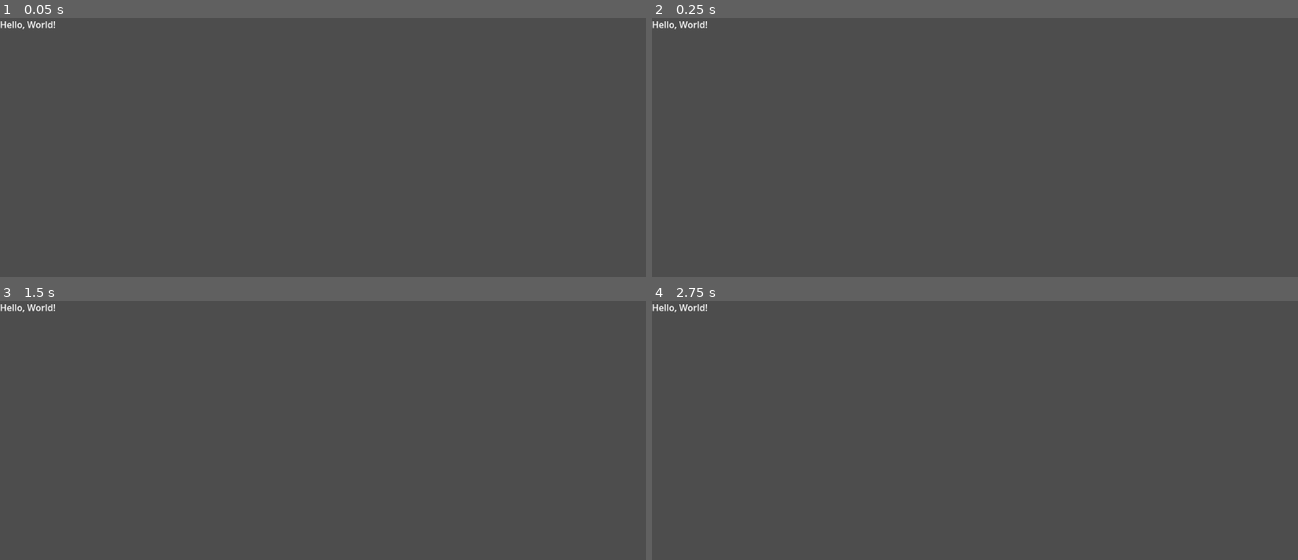
Above: before the commit, frames 1-4 (two rows, left to right).
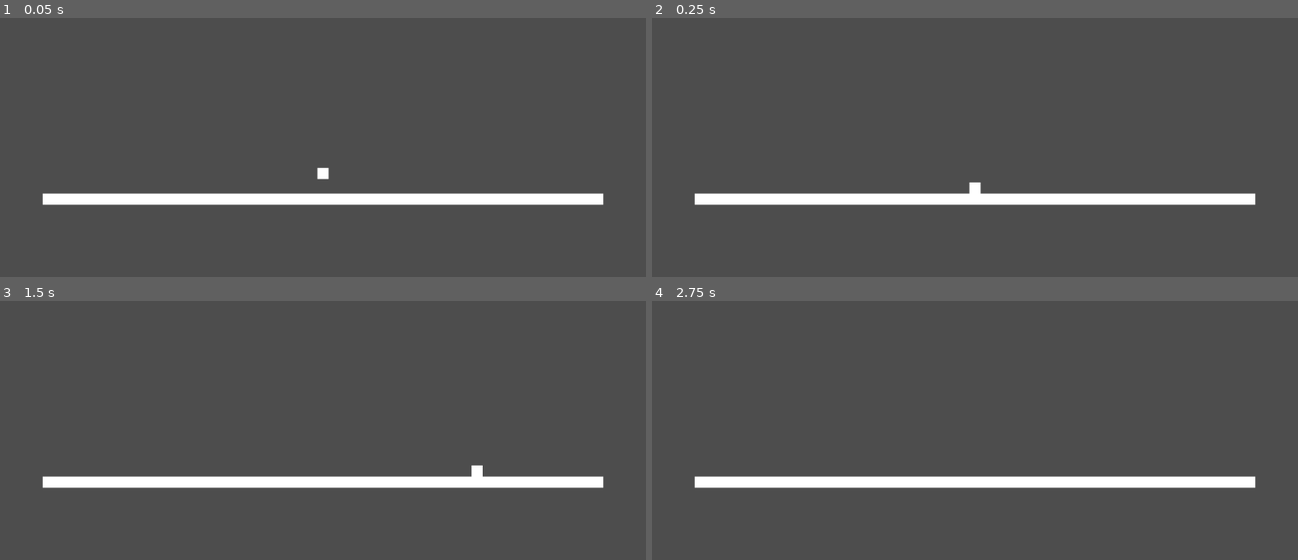
Above: after the commit, the same moments.

Repository: mattmcleroy/BIGJ-Project
Game: Godot game, scene res://scenes/main.tscn
The game is run twice, just before and just after one commit, with the same random seed, the same clock (stepped at 60 frames per second) and the same inputs. Before the commit the project starts from res://main.tscn.
Inputs:
- Up to frame 1 (0.05 s): no input
- Up to frame 2 (0.25 s): no input
- Up to frame 3 (1.5 s): tap Enter at 0.5 s; hold D (move_right, bound only after the commit) from 0.53 s (still down); tap Space (jump, bound only after the commit) at 0.6, 0.77, 1.07, 1.35 s
- Up to frame 4 (2.75 s): tap Space (jump, bound only after the commit) at 1.52, 1.82, 2.1 s; release D (move_right, bound only after the commit) at 2.03 s; hold A (move_left, bound only after the commit) from 2.03 s (still down)

The runs differ from the first frame. In frame 1, 4.3% of the frame differs, in the area x 0-94%, y 1-73%; in frame 2, 4.3%; in frame 3, 4.3%; in frame 4, 4.2%.

Commit message:
added a simple state machine for player movement

Diff:
--- a/main.tscn
+++ /dev/null
@@ -1,15 +0,0 @@
-[gd_scene format=3 uid="uid://dujqroavr7l1f"]
-
-[node name="Main" type="Node2D" unique_id=772564700]
-
-[node name="Control" type="Control" parent="." unique_id=346587971]
-layout_mode = 3
-anchors_preset = 0
-offset_right = 40.0
-offset_bottom = 40.0
-
-[node name="Label" type="Label" parent="Control" unique_id=478371385]
-layout_mode = 0
-offset_right = 40.0
-offset_bottom = 23.0
-text = "Hello, World!"
--- /dev/null
+++ b/player/Player.tscn
@@ -0,0 +1,39 @@
+[gd_scene format=3 uid="uid://hwlhll36lbq4"]
+
+[ext_resource type="Script" uid="uid://bhkew57xgyjvh" path="res://player/player.gd" id="1_ulp21"]
+[ext_resource type="Script" uid="uid://c0yoib8v1idi5" path="res://player/player_state_machine.gd" id="2_3c3w1"]
+[ext_resource type="Script" uid="uid://cfjgftjw3f162" path="res://player/states/idle.gd" id="3_wnvi2"]
+[ext_resource type="Script" uid="uid://c23syeqn2dlrq" path="res://player/states/running.gd" id="4_x8kxw"]
+[ext_resource type="Script" uid="uid://3uj1t2gje704" path="res://player/states/jumping.gd" id="5_aqcbf"]
+[ext_resource type="Script" uid="uid://dg43jfvl72arn" path="res://player/states/falling.gd" id="6_aqcbf"]
+
+[sub_resource type="RectangleShape2D" id="RectangleShape2D_ulp21"]
+
+[sub_resource type="QuadMesh" id="QuadMesh_ulp21"]
+
+[node name="Player" type="CharacterBody2D" unique_id=1819552531]
+script = ExtResource("1_ulp21")
+
+[node name="CollisionShape2D" type="CollisionShape2D" parent="." unique_id=1793717074]
+shape = SubResource("RectangleShape2D_ulp21")
+
+[node name="MeshInstance2D (this will go away)" type="MeshInstance2D" parent="." unique_id=377221213]
+scale = Vector2(20, 20)
+mesh = SubResource("QuadMesh_ulp21")
+
+[node name="AnimatedSprite2D" type="AnimatedSprite2D" parent="." unique_id=1463662779]
+
+[node name="StateMachine" type="Node" parent="." unique_id=85812877]
+script = ExtResource("2_3c3w1")
+
+[node name="Idle" type="Node" parent="StateMachine" unique_id=1984139629]
+script = ExtResource("3_wnvi2")
+
+[node name="Running" type="Node" parent="StateMachine" unique_id=243894915]
+script = ExtResource("4_x8kxw")
+
+[node name="Jumping" type="Node" parent="StateMachine" unique_id=273393914]
+script = ExtResource("5_aqcbf")
+
+[node name="Falling" type="Node" parent="StateMachine" unique_id=435337987]
+script = ExtResource("6_aqcbf")
--- /dev/null
+++ b/player/player.gd
@@ -0,0 +1,10 @@
+class_name Player extends CharacterBody2D
+
+
+const SPEED = 300.0
+const JUMP_VELOCITY = -800.0
+const GRAVITY_MULTIPLIER = 2.0
+const AIR_MOVE_STRENGTH = 0.5
+
+func apply_gravity(_delta: float) -> void:
+	velocity += get_gravity() * _delta * GRAVITY_MULTIPLIER
--- /dev/null
+++ b/player/player_state_machine.gd
@@ -0,0 +1,30 @@
+class_name StateMachine extends Node
+
+@export var initial_state: State = null
+
+@onready var state: State = (func get_initial_state() -> State:
+	return initial_state if initial_state != null else get_child(0)
+).call()
+
+func _ready() -> void:
+	for state_node: State in find_children("*", "State"):
+		state_node.finished.connect(_transition_to_next_state)
+
+	await owner.ready
+	state.enter()
+
+func _process(delta):
+	state.update(delta)
+
+func _physics_process(delta):
+	state.physics_update(delta)
+
+func _transition_to_next_state(target_state_path: String, data: Dictionary = {}) -> void:
+	if not has_node(target_state_path):
+		printerr(owner.name + ": Trying to transition to state " + target_state_path + " but it does not exist.")
+		return
+
+	var previous_state_path := state.name
+	state.exit()
+	state = get_node(target_state_path)
+	state.enter()
--- /dev/null
+++ b/player/state.gd
@@ -0,0 +1,15 @@
+class_name State extends Node
+
+signal finished(next_state: String)
+
+func enter() -> void:
+	pass
+
+func update(_delta: float) -> void:
+	pass
+
+func physics_update(_delta: float) -> void:
+	pass
+
+func exit() -> void:
+	pass
--- /dev/null
+++ b/player/states/falling.gd
@@ -0,0 +1,20 @@
+extends PlayerState
+
+
+func enter() -> void:
+	print(FALLING)
+	# set animation to falling
+
+func update(_delta: float) -> void:
+	pass
+
+func physics_update(_delta: float) -> void:
+	player.apply_gravity(_delta)
+
+	if player.velocity.y > 0 and player.is_on_floor():
+		finished.emit(IDLE)
+
+	player.move_and_slide()
+
+func exit() -> void:
+	pass
--- /dev/null
+++ b/player/states/idle.gd
@@ -0,0 +1,29 @@
+extends PlayerState
+
+func enter() -> void:
+	print(IDLE)
+	# set animation to idle
+
+func update(_delta: float) -> void:
+	pass
+
+func physics_update(_delta: float) -> void:
+	var x_input = Input.get_axis("move_left", "move_right")
+
+	if !player.is_on_floor():
+		finished.emit(FALLING)
+		return
+
+	if x_input != 0:
+		finished.emit(RUNNING)
+		return
+
+	if Input.is_action_just_pressed("jump"):
+		finished.emit(JUMPING)
+		return
+
+	player.apply_gravity(_delta)
+	player.move_and_slide()
+
+func exit() -> void:
+	pass
--- /dev/null
+++ b/player/states/jumping.gd
@@ -0,0 +1,20 @@
+extends PlayerState
+
+func enter() -> void:
+	print(JUMPING)
+	if player.is_on_floor():
+		player.velocity.y = player.JUMP_VELOCITY
+
+func update(_delta: float) -> void:
+	pass
+
+func physics_update(_delta: float) -> void:
+	player.apply_gravity(_delta)
+
+	if player.velocity.y > 0 and player.is_on_floor():
+		finished.emit(IDLE)
+
+	player.move_and_slide()
+
+func exit() -> void:
+	pass
--- /dev/null
+++ b/player/states/player_state.gd
@@ -0,0 +1,14 @@
+class_name PlayerState extends State
+
+const IDLE = "Idle"
+const RUNNING = "Running"
+const JUMPING = "Jumping"
+const FALLING = "Falling"
+const POUNCING = "Pouncing"
+
+var player: Player
+
+func _ready() -> void:
+	await owner.ready
+	player = owner as Player
+	assert(player != null, "The PlayerState state type must be used only in the player scene. It needs the owner to be a Player node.")
--- /dev/null
+++ b/player/states/running.gd
@@ -0,0 +1,23 @@
+extends PlayerState
+
+
+func enter() -> void:
+	print(RUNNING)
+	# set animation to running
+
+func update(_delta: float) -> void:
+	if Input.is_action_just_pressed("jump"):
+		finished.emit(JUMPING)
+
+func physics_update(_delta: float) -> void:
+	var x_input = Input.get_axis("move_left", "move_right")
+	player.velocity.x = x_input * player.SPEED
+
+	if !player.is_on_floor():
+		finished.emit(FALLING)
+
+	player.apply_gravity(_delta)
+	player.move_and_slide()
+
+func exit() -> void:
+	pass
--- a/project.godot
+++ b/project.godot
@@ -15,6 +15,31 @@
 config/features=PackedStringArray("4.6", "Forward Plus")
 config/icon="res://icon.svg"
 
+[input]
+
+move_left={
+"deadzone": 0.2,
+"events": [Object(InputEventKey,"resource_local_to_scene":false,"resource_name":"","device":-1,"window_id":0,"alt_pressed":false,"shift_pressed":false,"ctrl_pressed":false,"meta_pressed":false,"pressed":false,"keycode":0,"physical_keycode":65,"key_label":0,"unicode":97,"location":0,"echo":false,"script":null)
+, Object(InputEventKey,"resource_local_to_scene":false,"resource_name":"","device":-1,"window_id":0,"alt_pressed":false,"shift_pressed":false,"ctrl_pressed":false,"meta_pressed":false,"pressed":false,"keycode":0,"physical_keycode":4194319,"key_label":0,"unicode":0,"location":0,"echo":false,"script":null)
+]
+}
+move_right={
+"deadzone": 0.2,
+"events": [Object(InputEventKey,"resource_local_to_scene":false,"resource_name":"","device":-1,"window_id":0,"alt_pressed":false,"shift_pressed":false,"ctrl_pressed":false,"meta_pressed":false,"pressed":false,"keycode":0,"physical_keycode":68,"key_label":0,"unicode":100,"location":0,"echo":false,"script":null)
+, Object(InputEventKey,"resource_local_to_scene":false,"resource_name":"","device":-1,"window_id":0,"alt_pressed":false,"shift_pressed":false,"ctrl_pressed":false,"meta_pressed":false,"pressed":false,"keycode":0,"physical_keycode":4194321,"key_label":0,"unicode":0,"location":0,"echo":false,"script":null)
+]
+}
+jump={
+"deadzone": 0.2,
+"events": [Object(InputEventKey,"resource_local_to_scene":false,"resource_name":"","device":-1,"window_id":0,"alt_pressed":false,"shift_pressed":false,"ctrl_pressed":false,"meta_pressed":false,"pressed":false,"keycode":0,"physical_keycode":32,"key_label":0,"unicode":32,"location":0,"echo":false,"script":null)
+]
+}
+interact={
+"deadzone": 0.2,
+"events": [Object(InputEventKey,"resource_local_to_scene":false,"resource_name":"","device":-1,"window_id":0,"alt_pressed":false,"shift_pressed":false,"ctrl_pressed":false,"meta_pressed":false,"pressed":false,"keycode":0,"physical_keycode":69,"key_label":0,"unicode":101,"location":0,"echo":false,"script":null)
+]
+}
+
 [physics]
 
 3d/physics_engine="Jolt Physics"
--- /dev/null
+++ b/scenes/main.tscn
@@ -0,0 +1,38 @@
+[gd_scene format=3 uid="uid://dujqroavr7l1f"]
+
+[ext_resource type="PackedScene" uid="uid://hwlhll36lbq4" path="res://player/Player.tscn" id="1_o5qli"]
+
+[sub_resource type="QuadMesh" id="QuadMesh_sgp6g"]
+
+[sub_resource type="RectangleShape2D" id="RectangleShape2D_o5qli"]
+
+[node name="Main" type="Node2D" unique_id=772564700]
+
+[node name="Control" type="Control" parent="." unique_id=346587971]
+layout_mode = 3
+anchors_preset = 0
+offset_right = 40.0
+offset_bottom = 40.0
+
+[node name="Label" type="Label" parent="Control" unique_id=478371385]
+layout_mode = 0
+offset_left = 563.0
+offset_top = 339.0
+offset_right = 663.0
+offset_bottom = 362.0
+text = "Hello, World!"
+
+[node name="StaticBody2D" type="StaticBody2D" parent="." unique_id=888558820]
+
+[node name="MeshInstance2D" type="MeshInstance2D" parent="StaticBody2D" unique_id=1976301951]
+scale = Vector2(1000, 20)
+mesh = SubResource("QuadMesh_sgp6g")
+
+[node name="CollisionShape2D" type="CollisionShape2D" parent="StaticBody2D" unique_id=420116562]
+scale = Vector2(50, 1)
+shape = SubResource("RectangleShape2D_o5qli")
+
+[node name="Player" parent="." unique_id=1819552531 instance=ExtResource("1_o5qli")]
+position = Vector2(0, -48)
+
+[node name="Camera2D" type="Camera2D" parent="." unique_id=1322853810]
Not shown, added: player/player.gd.uid
Not shown, added: player/player_state_machine.gd.uid
Not shown, added: player/state.gd.uid
Not shown, added: player/states/falling.gd.uid
Not shown, added: player/states/idle.gd.uid
Not shown, added: player/states/jumping.gd.uid
Not shown, added: player/states/player_state.gd.uid
Not shown, added: player/states/running.gd.uid
